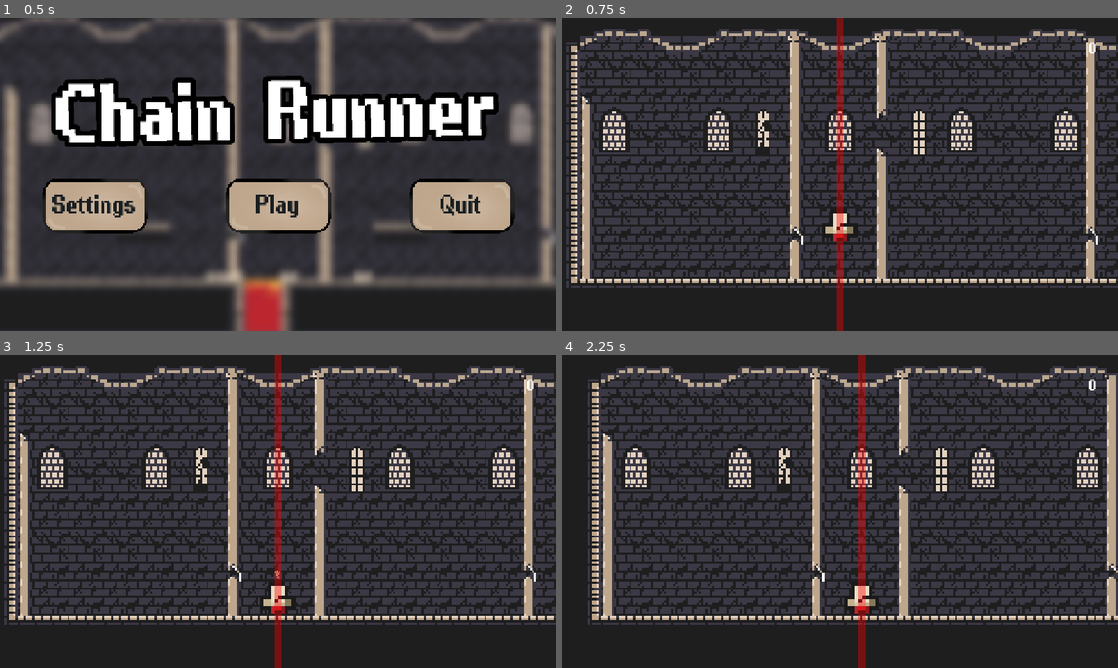
Above: before the commit, frames 1-4 (two rows, left to right).
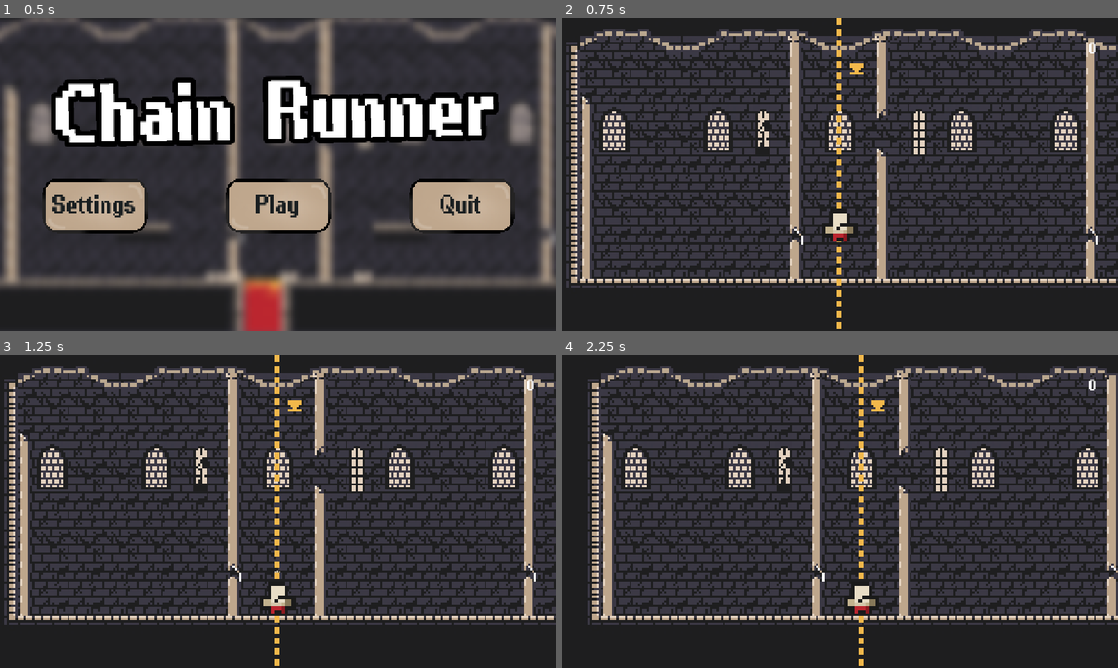
Above: after the commit, the same moments.

Repository: lucassillitoe/Steel_Jam_4_repo
Game: Godot game, scene res://Scenes/ui.tscn
Two runs of this game, one before a commit and one after it. Both use one fixed random seed, a clock stepped at 60 frames per second and the inputs below.
Inputs (mouse positions are in pixels of both pictures, inside the frame that each line leads up to):
- Up to frame 1 (0.5 s): no input
- Up to frame 2 (0.75 s): click "Play" at 0.5 s
- Up to frame 3 (1.25 s): no input
- Up to frame 4 (2.25 s): tap Enter (Enter playback) at 1.25 s; move the mouse to (962, 495) at 1.27 s; hold D (Right) from 1.28 s (still down); tap Shift (Dash) at 1.35 s; click (962, 495) at 1.42 s; tap Space (Jump) at 1.52 s; move the mouse to (728, 527) at 2.02 s; tap Mouse wheel down (MoveCameraLeft) at 2.1 s

Frame 1 is identical in both runs. In frame 2, 1.3% of the frame differs, in the area x 49-55%, y 0-100%; in frame 3, 1.3%; in frame 4, 1.4%, in the area x 53-58%, y 0-100%.

Commit message:
Scorer Visual Update

Diff:
--- a/steel-jam-4/Scenes/Scorer.tscn
+++ b/steel-jam-4/Scenes/Scorer.tscn
@@ -1,14 +1,20 @@
 [gd_scene format=3 uid="uid://depcrptedr4e8"]
 
 [ext_resource type="Script" uid="uid://cxg247wgjm5k6" path="res://Scripts/Scorer.gd" id="1_qbqup"]
+[ext_resource type="Texture2D" uid="uid://bukipqhvhueaj" path="res://Assets/New Project.png" id="2_uh5k2"]
 
 [node name="Scorer" type="Node2D" unique_id=1553671718]
 script = ExtResource("1_qbqup")
 
 [node name="ColorRect" type="ColorRect" parent="." unique_id=920667146]
+visible = false
 z_index = 1
 offset_left = -8.0
 offset_top = -360.0
 offset_right = 8.0
 offset_bottom = 360.0
 color = Color(1, 0, 0, 0.39607844)
+
+[node name="NewProject" type="Sprite2D" parent="." unique_id=195478579]
+scale = Vector2(5, 5)
+texture = ExtResource("2_uh5k2")
Binary file added: steel-jam-4/Assets/New Project.png
Not shown, added: steel-jam-4/Assets/New Project.png.import
